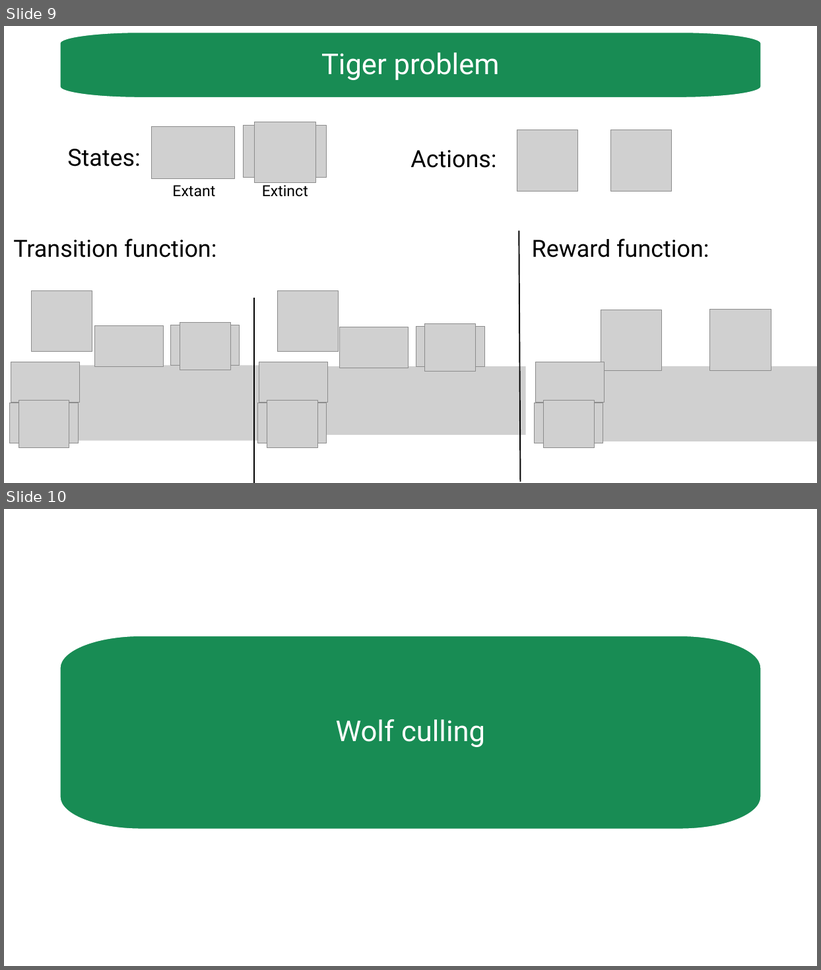
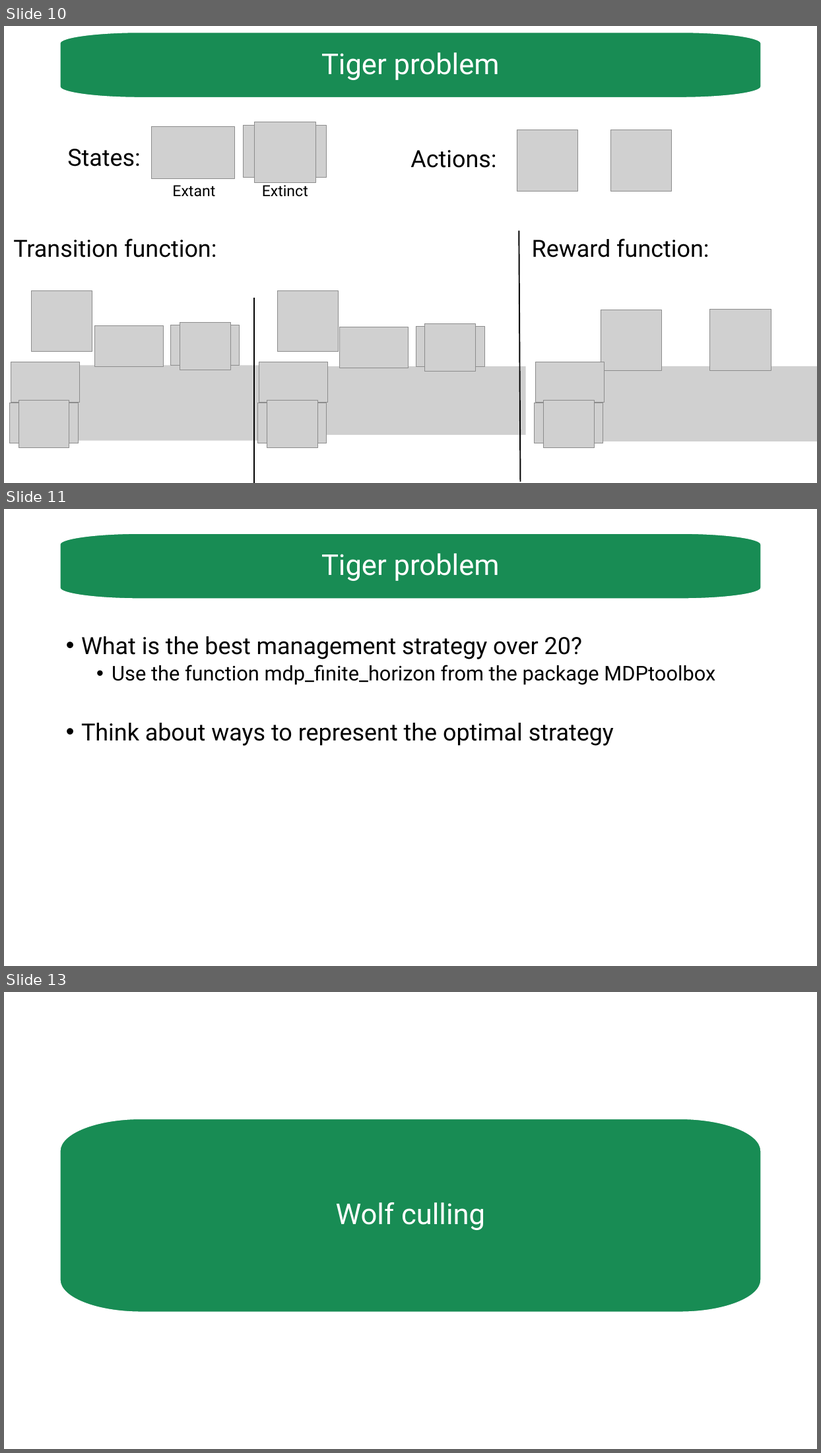
Before and after one commit to luzvpascal/MDPworkshop, a slide deck: slides/tutorial.pptx. Shown one above the other, each under a label of ours: slides 9 and 10 before the commit, slides 10, 11 and 13 after it; the slides between them are not shown. The pictures are 821x970 and 821x1453 pixels, drawn with LibreOffice and Linux fonts; fonts in the diff are those of the drawing; grey boxes stand for pictures. Boxes give left, top, right and bottom in pixels: in the first picture for what was removed or moved away, otherwise in the second. Text is boxed around its words. In the diff, an @@ line names an element or a change of style, - is before the commit and + after.

```diff
--- a/slides/tutorial.pptx
+++ b/slides/tutorial.pptx
@@ slide 11 added at bbox=[4, 509, 817, 966], background #FFFFFF @@
@@ freeform shape added at bbox=[60, 533, 762, 599], fill #188C54, outline #FFFFFF 1.5 pt, 34 pt, text #FFFFFF @@
+Tiger problem
@@ text added at bbox=[81, 636, 715, 746], 28 pt, text #000000 @@
+• What is the best management strategy over 20?
+  • Use the function mdp_finite_horizon from the package MDPtoolbox
+• Think about ways to represent the optimal strategy
@@ what was slide 9 is now slide 10 @@
@@ what was slide 10 is now slide 13 @@
```
Also in this commit, not shown: 3 other slides added, 1 other file.
